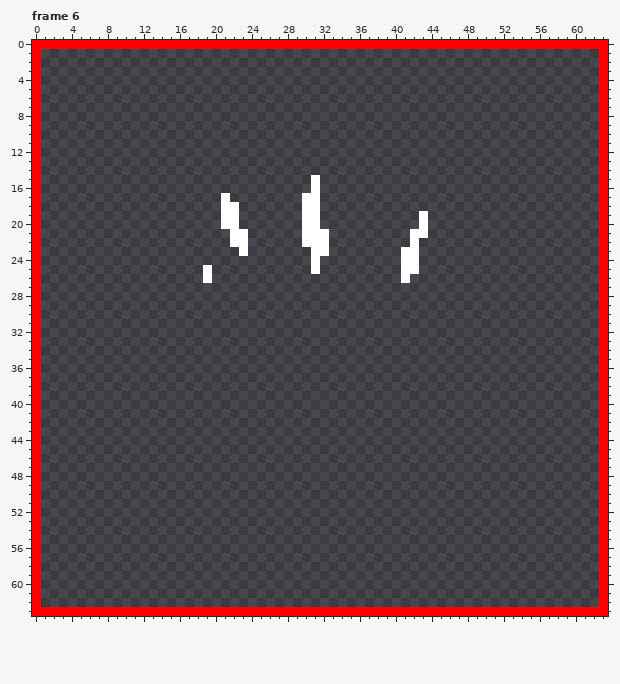
Pixel-art file: graphics_work_files/general/projectile_impact2.aseprite. That is the earlier state.
64x64 pixels, 8 frames. Shown: frame 6. The commit also changed other frames, which this record leaves out.
The result:
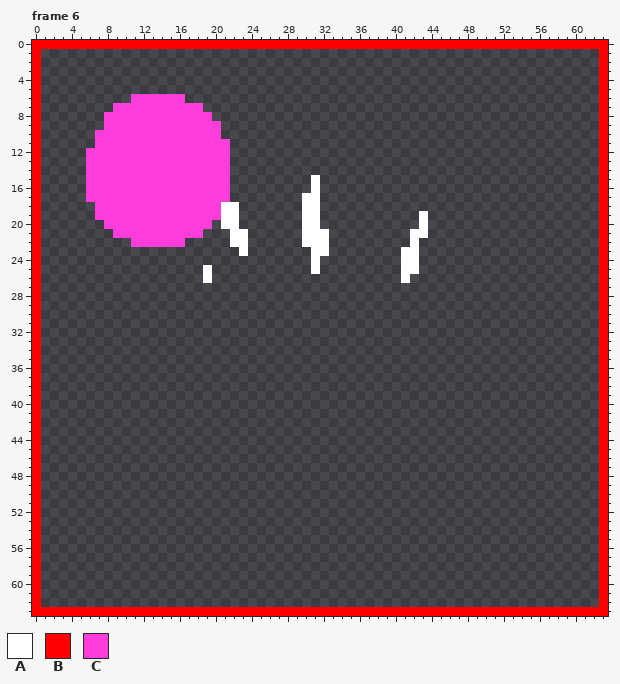
Palette (. is transparent): A #ffffff  B #ff0000  C #ff3ddb
What changed:
--- frame 6, layer "Layer 2"
@@ x 4..23 @@
  5 ....................
- 6 ....................
- 7 ....................
- 8 ....................
- 9 ....................
-10 ....................
-11 ....................
-12 ....................
-13 ....................
-14 ....................
-15 ....................
-16 ....................
-17 .................A..
-18 .................AA.
-19 .................AA.
-20 .................AA.
-21 ..................AA
-22 ..................AA
+ 6 .......CCCCCC.......
+ 7 .....CCCCCCCCCC.....
+ 8 ....CCCCCCCCCCCC....
+ 9 ....CCCCCCCCCCCCC...
+10 ...CCCCCCCCCCCCCC...
+11 ...CCCCCCCCCCCCCCC..
+12 ..CCCCCCCCCCCCCCCC..
+13 ..CCCCCCCCCCCCCCCC..
+14 ..CCCCCCCCCCCCCCCC..
+15 ..CCCCCCCCCCCCCCCC..
+16 ..CCCCCCCCCCCCCCCC..
+17 ..CCCCCCCCCCCCCCCC..
+18 ...CCCCCCCCCCCCCCAA.
+19 ...CCCCCCCCCCCCCCAA.
+20 ....CCCCCCCCCCCC.AA.
+21 .....CCCCCCCCCC...AA
+22 .......CCCCCC.....AA
 23 ...................A
Boxes around the changes in both pictures, in picture pixels (x1, y1, x2, y2):
changed: (86, 94, 230, 247)
